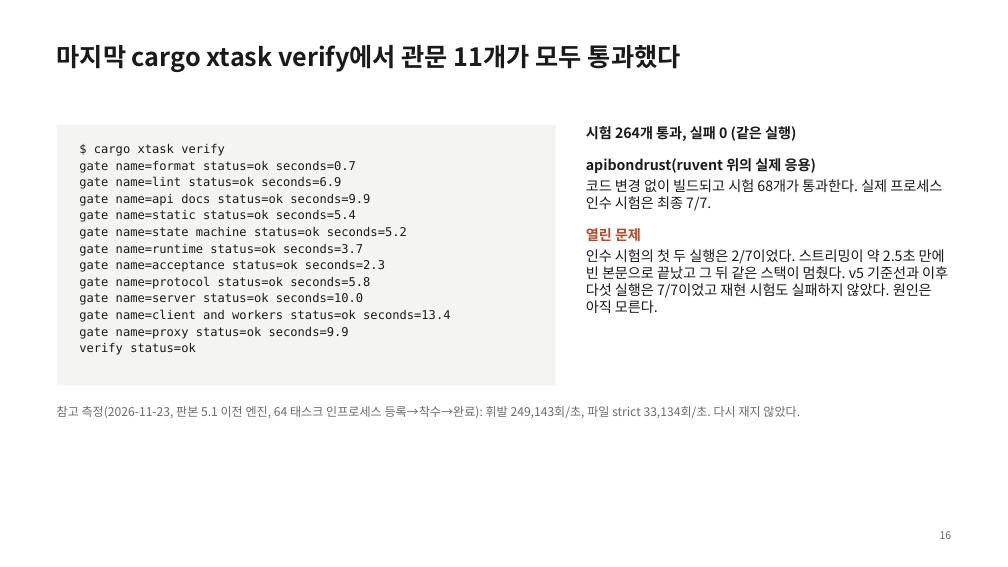
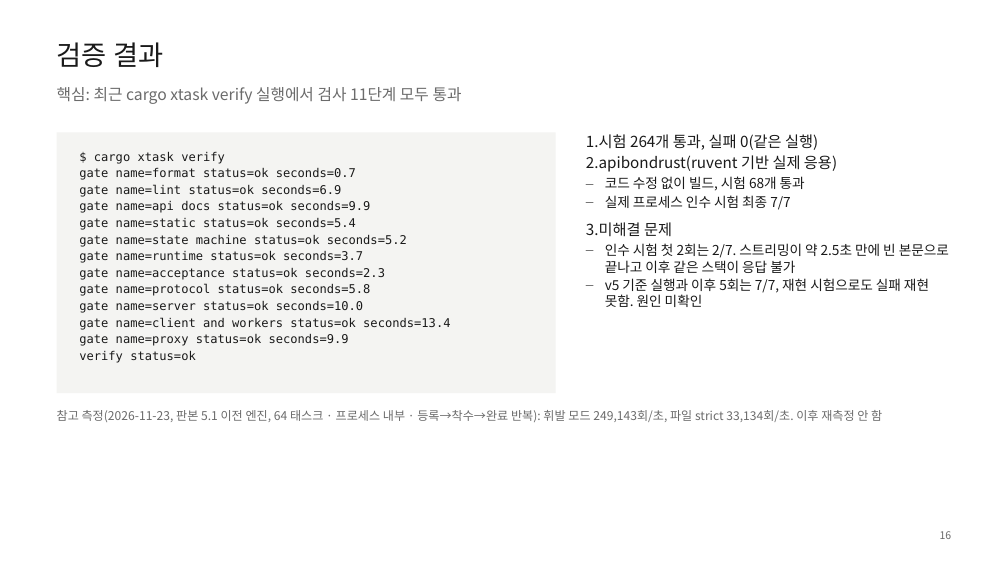
Before and after one commit to hikaMaeng/ruvent, a slide deck: slide 16 of docs/intro/ruvent-intro.pptx. Drawn at 1008x567 pixels with LibreOffice and Linux fonts; fonts in the diff are those of the drawing. Boxes give left, top, right and bottom in pixels: in the first picture for what was removed or moved away, otherwise in the second. Text is boxed around its words. In the diff, an @@ line names an element or a change of style, - is before the commit and + after.

```diff
--- a/docs/intro/ruvent-intro.pptx
+++ b/docs/intro/ruvent-intro.pptx
@@ text added at [57, 42, 163, 67], 26 pt, text #1A1A1A @@
+검증 결과
@@ text at [57, 87, 462, 104]: text changed; size 24 to 15 pt; text colour #1A1A1A to #6B6B6B; bold off @@
-마지막 cargo xtask verify에서 관문 11개가 모두 통과했다
+핵심: 최근 cargo xtask verify 실행에서 검사 11단계 모두 통과
@@ rectangle "$ cargo xtask verify": place and size @@
-rectangle "$ cargo xtask verify" at [57, 125, 556, 386]
+rectangle "$ cargo xtask verify" at [57, 132, 556, 393]
@@ text at [586, 134, 949, 307]: text changed; size 13.5 to 13 pt @@
-시험 264개 통과, 실패 0 (같은 실행)
-apibondrust(ruvent 위의 실제 응용)
-코드 변경 없이 빌드되고 시험 68개가 통과한다. 실제 프로세스 인수 시험은 최종 7/7.
-열린 문제
-인수 시험의 첫 두 실행은 2/7이었다. 스트리밍이 약 2.5초 만에 빈 본문으로 끝났고 그 뒤 같은 스택이 멈췄다. v5 기준선과 이후 다섯 실행은 7/7이었고 재현 시험도 실패하지 않았다. 원인은 아직 모른다.
+1.시험 264개 통과, 실패 0(같은 실행)
+2.apibondrust(ruvent 기반 실제 응용)
+– 코드 수정 없이 빌드, 시험 68개 통과
+– 실제 프로세스 인수 시험 최종 7/7
+3.미해결 문제
+– 인수 시험 첫 2회는 2/7. 스트리밍이 약 2.5초 만에 빈 본문으로 끝나고 이후 같은 스택이 응답 불가
+– v5 기준 실행과 이후 5회는 7/7, 재현 시험으로도 실패 재현 못함. 원인 미확인
@@ text at [57, 410, 882, 422]: text changed @@
-참고 측정(2026-11-23, 판본 5.1 이전 엔진, 64 태스크 인프로세스 등록→착수→완료): 휘발 249,143회/초, 파일 strict 33,134회/초. 다시 재지 않았다.
+참고 측정(2026-11-23, 판본 5.1 이전 엔진, 64 태스크 · 프로세스 내부 · 등록→착수→완료 반복): 휘발 모드 249,143회/초, 파일 strict 33,134회/초. 이후 재측정 안 함
```
Also in this commit, not shown: 17 other slides changed, 2 other files.
